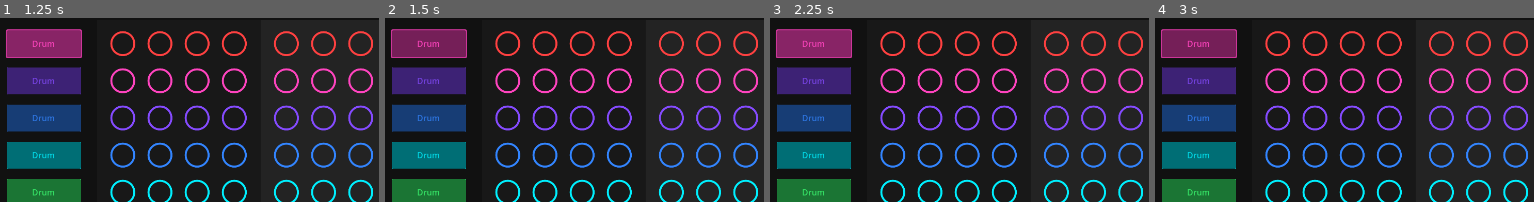
Above: before the commit, frames 1-4 (left to right).
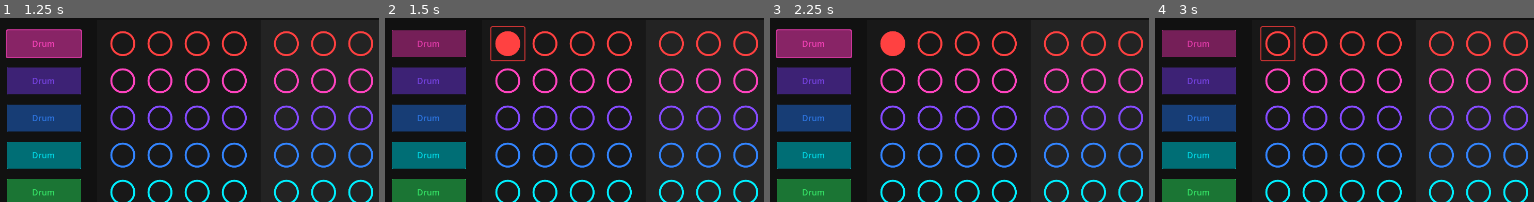
Above: after the commit, the same moments.

Repository: JulienToumieh/bsteppr
Game: Godot game, scene res://main.tscn
Two runs of this game, one before a commit and one after it. Both use one fixed random seed, a clock stepped at 60 frames per second and the inputs below.
Inputs (mouse positions are % of the whole screen's width and height, from its top left):
- Up to frame 1 (1.25 s): click (6, 8) at 0.5 s, where only the run before the commit has a clickable "Drum"
- Up to frame 2 (1.5 s): click (16, 8) at 1.27 s
- Up to frame 3 (2.25 s): click (6, 8) at 2 s, where only the run before the commit has a clickable "Drum"
- Up to frame 4 (3 s): click (16, 8) at 2.77 s
The pictures show only the part of the screen within x 0-50%, y 1-51%; the shares and areas given below are measured in that part.

Frame 1 is identical in both runs. In frame 2, 1.2% of the frame differs, in the area x 1-38%, y 4-24%; in frame 3, 0.5%; in frame 4, 0.7%.

Commit message:
Can now program beat cells by clicking on them

Diff:
--- a/Globals.gd
+++ b/Globals.gd
@@ -1,119 +1,4 @@
 extends Node2D
-
-'var beatA = [
-	["0000","0000","0000","0000","0000","0000","0000","0000"],
-	["0000","0000","0000","0000","0000","0000","0000","0000"],
-	["0000","0000","0000","0000","0000","0000","0000","0000"],
-	["0000","0000","0000","0000","0000","0000","0000","0000"],
-	["0000","0000","0000","0000","0000","0000","0000","0000"],
-	["0000","0000","0000","0000","0000","0000","0000","0000"],
-	["0000","0000","0000","0000","0000","0000","0000","0000"],
-	["0000","0000","0000","0000","0000","0000","0000","0000"],
-	["0000","0000","0000","0000","0000","0000","0000","0000"],
-	["0000","0000","0000","0000","0000","0000","0000","0000"],
-	["0000","0000","0000","0000","0000","0000","0000","0000"],
-	["0000","0000","0000","0000","0000","0000","0000","0000"],
-	["0000","0000","0000","0000","0000","0000","0000","0000"],
-	["0000","0000","0000","0000","0000","0000","0000","0000"],
-	["0000","0000","0000","0000","0000","0000","0000","0000"],
-	["0000","0000","0000","0000","0000","0000","0000","0000"]
-]
-
-var beatB = [
-	["0000","0000","0000","0000","0000","0000","0000","0000"],
-	["0000","0000","0000","0000","0000","0000","0000","0000"],
-	["0000","0000","0000","0000","0000","0000","0000","0000"],
-	["0000","0000","0000","0000","0000","0000","0000","0000"],
-	["0000","0000","0000","0000","0000","0000","0000","0000"],
-	["0000","0000","0000","0000","0000","0000","0000","0000"],
-	["0000","0000","0000","0000","0000","0000","0000","0000"],
-	["0000","0000","0000","0000","0000","0000","0000","0000"],
-	["0000","0000","0000","0000","0000","0000","0000","0000"],
-	["0000","0000","0000","0000","0000","0000","0000","0000"],
-	["0000","0000","0000","0000","0000","0000","0000","0000"],
-	["0000","0000","0000","0000","0000","0000","0000","0000"],
-	["0000","0000","0000","0000","0000","0000","0000","0000"],
-	["0000","0000","0000","0000","0000","0000","0000","0000"],
-	["0000","0000","0000","0000","0000","0000","0000","0000"],
-	["0000","0000","0000","0000","0000","0000","0000","0000"]
-]
-
-var beatC = [
-	["0000","0000","0000","0000","0000","0000","0000","0000"],
-	["0000","0000","0000","0000","0000","0000","0000","0000"],
-	["0000","0000","0000","0000","0000","0000","0000","0000"],
-	["0000","0000","0000","0000","0000","0000","0000","0000"],
-	["0000","0000","0000","0000","0000","0000","0000","0000"],
-	["0000","0000","0000","0000","0000","0000","0000","0000"],
-	["0000","0000","0000","0000","0000","0000","0000","0000"],
-	["0000","0000","0000","0000","0000","0000","0000","0000"],
-	["0000","0000","0000","0000","0000","0000","0000","0000"],
-	["0000","0000","0000","0000","0000","0000","0000","0000"],
-	["0000","0000","0000","0000","0000","0000","0000","0000"],
-	["0000","0000","0000","0000","0000","0000","0000","0000"],
-	["0000","0000","0000","0000","0000","0000","0000","0000"],
-	["0000","0000","0000","0000","0000","0000","0000","0000"],
-	["0000","0000","0000","0000","0000","0000","0000","0000"],
-	["0000","0000","0000","0000","0000","0000","0000","0000"]
-]
-
-var beatD = [
-	["0000","0000","0000","0000","0000","0000","0000","0000"],
-	["0000","0000","0000","0000","0000","0000","0000","0000"],
-	["0000","0000","0000","0000","0000","0000","0000","0000"],
-	["0000","0000","0000","0000","0000","0000","0000","0000"],
-	["0000","0000","0000","0000","0000","0000","0000","0000"],
-	["0000","0000","0000","0000","0000","0000","0000","0000"],
-	["0000","0000","0000","0000","0000","0000","0000","0000"],
-	["0000","0000","0000","0000","0000","0000","0000","0000"],
-	["0000","0000","0000","0000","0000","0000","0000","0000"],
-	["0000","0000","0000","0000","0000","0000","0000","0000"],
-	["0000","0000","0000","0000","0000","0000","0000","0000"],
-	["0000","0000","0000","0000","0000","0000","0000","0000"],
-	["0000","0000","0000","0000","0000","0000","0000","0000"],
-	["0000","0000","0000","0000","0000","0000","0000","0000"],
-	["0000","0000","0000","0000","0000","0000","0000","0000"],
-	["0000","0000","0000","0000","0000","0000","0000","0000"]
-]
-
-var beatE = [
-	["0000","0000","0000","0000","0000","0000","0000","0000"],
-	["0000","0000","0000","0000","0000","0000","0000","0000"],
-	["0000","0000","0000","0000","0000","0000","0000","0000"],
-	["0000","0000","0000","0000","0000","0000","0000","0000"],
-	["0000","0000","0000","0000","0000","0000","0000","0000"],
-	["0000","0000","0000","0000","0000","0000","0000","0000"],
-	["0000","0000","0000","0000","0000","0000","0000","0000"],
-	["0000","0000","0000","0000","0000","0000","0000","0000"],
-	["0000","0000","0000","0000","0000","0000","0000","0000"],
-	["0000","0000","0000","0000","0000","0000","0000","0000"],
-	["0000","0000","0000","0000","0000","0000","0000","0000"],
-	["0000","0000","0000","0000","0000","0000","0000","0000"],
-	["0000","0000","0000","0000","0000","0000","0000","0000"],
-	["0000","0000","0000","0000","0000","0000","0000","0000"],
-	["0000","0000","0000","0000","0000","0000","0000","0000"],
-	["0000","0000","0000","0000","0000","0000","0000","0000"]
-]
-
-var beatF = [
-	["0000","0000","0000","0000","0000","0000","0000","0000"],
-	["0000","0000","0000","0000","0000","0000","0000","0000"],
-	["0000","0000","0000","0000","0000","0000","0000","0000"],
-	["0000","0000","0000","0000","0000","0000","0000","0000"],
-	["0000","0000","0000","0000","0000","0000","0000","0000"],
-	["0000","0000","0000","0000","0000","0000","0000","0000"],
-	["0000","0000","0000","0000","0000","0000","0000","0000"],
-	["0000","0000","0000","0000","0000","0000","0000","0000"],
-	["0000","0000","0000","0000","0000","0000","0000","0000"],
-	["0000","0000","0000","0000","0000","0000","0000","0000"],
-	["0000","0000","0000","0000","0000","0000","0000","0000"],
-	["0000","0000","0000","0000","0000","0000","0000","0000"],
-	["0000","0000","0000","0000","0000","0000","0000","0000"],
-	["0000","0000","0000","0000","0000","0000","0000","0000"],
-	["0000","0000","0000","0000","0000","0000","0000","0000"],
-	["0000","0000","0000","0000","0000","0000","0000","0000"]
-]
-'
 
 var beat = {
 	"A": Array(),
@@ -123,7 +8,6 @@
 	"E": Array(),
 	"F": Array()
 }
-
 
 var activeBeat = beat["A"]
 
@@ -184,7 +68,11 @@
 		7: get_node("Instrument7").play()
 		8: get_node("Instrument8").play()
 
-
+func activateBeat(beatIDX):
+	if (activeBeat[beatIDX.x][beatIDX.y] == "0000"):
+		activeBeat[beatIDX.x][beatIDX.y] = "5555"
+	else:
+		activeBeat[beatIDX.x][beatIDX.y] = "0000"
 
 
 '''
--- a/Globals.tscn
+++ b/Globals.tscn
@@ -10,6 +10,8 @@
 process_thread_group_order = 0
 process_thread_messages = 1
 script = ExtResource("1_wmx5g")
+
+[node name="Node2D" type="Node2D" parent="."]
 
 [node name="Instrument1" type="AudioStreamPlayer" parent="."]
 max_polyphony = 4
--- a/components/beat_step.gd
+++ b/components/beat_step.gd
@@ -6,6 +6,8 @@
 var Q2 = 0
 var Q3 = 0
 var Q4 = 0
+
+var buttonTime = 0
 
 func _ready():
 	if beatIDX.y == 0: modulate = Color("FF4141")
@@ -30,3 +32,12 @@
 	get_node("BeatQuarter2").visible = true if (Q2 != 0) else false
 	get_node("BeatQuarter3").visible = true if (Q3 != 0) else false
 	get_node("BeatQuarter4").visible = true if (Q4 != 0) else false
+
+
+func _on_step_click_button_down():
+	buttonTime = Time.get_ticks_msec()
+
+
+func _on_step_click_button_up():
+	if (Time.get_ticks_msec() - buttonTime) < 500:
+		Globals.activateBeat(beatIDX)
--- a/components/beat_step.tscn
+++ b/components/beat_step.tscn
@@ -33,3 +33,13 @@
 rotation = -1.5708
 scale = Vector2(0.470588, 0.470588)
 texture = ExtResource("2_eola3")
+
+[node name="StepClick" type="Button" parent="."]
+offset_left = -32.0
+offset_top = -32.0
+offset_right = 32.0
+offset_bottom = 32.0
+flat = true
+
+[connection signal="button_down" from="StepClick" to="." method="_on_step_click_button_down"]
+[connection signal="button_up" from="StepClick" to="." method="_on_step_click_button_up"]
